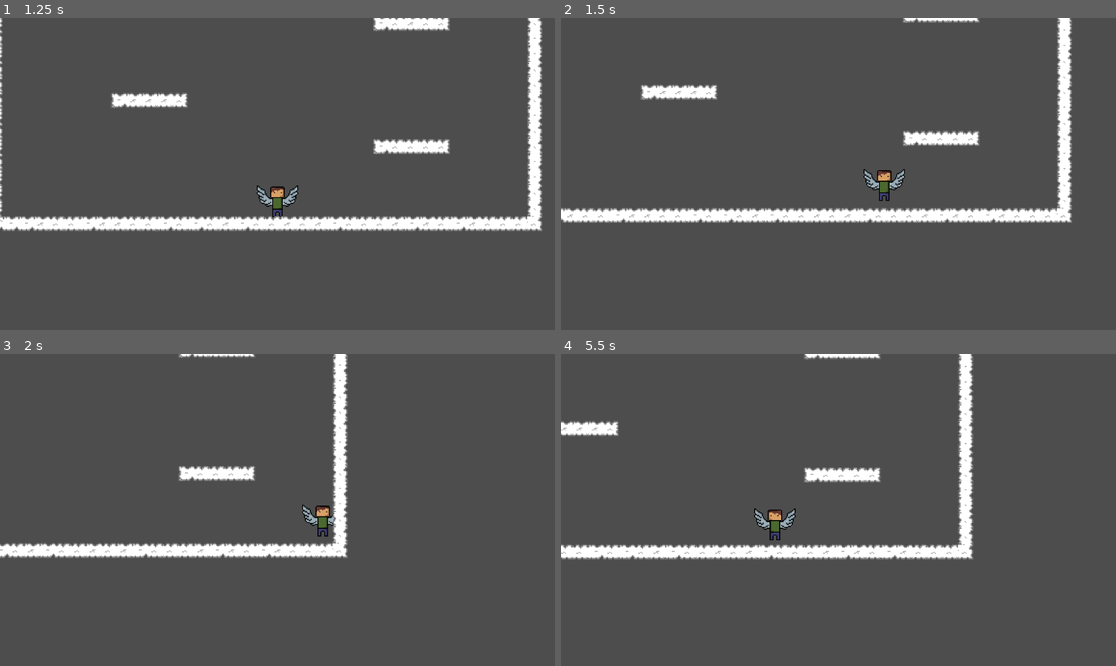
Above: before the commit, frames 1-4 (two rows, left to right).
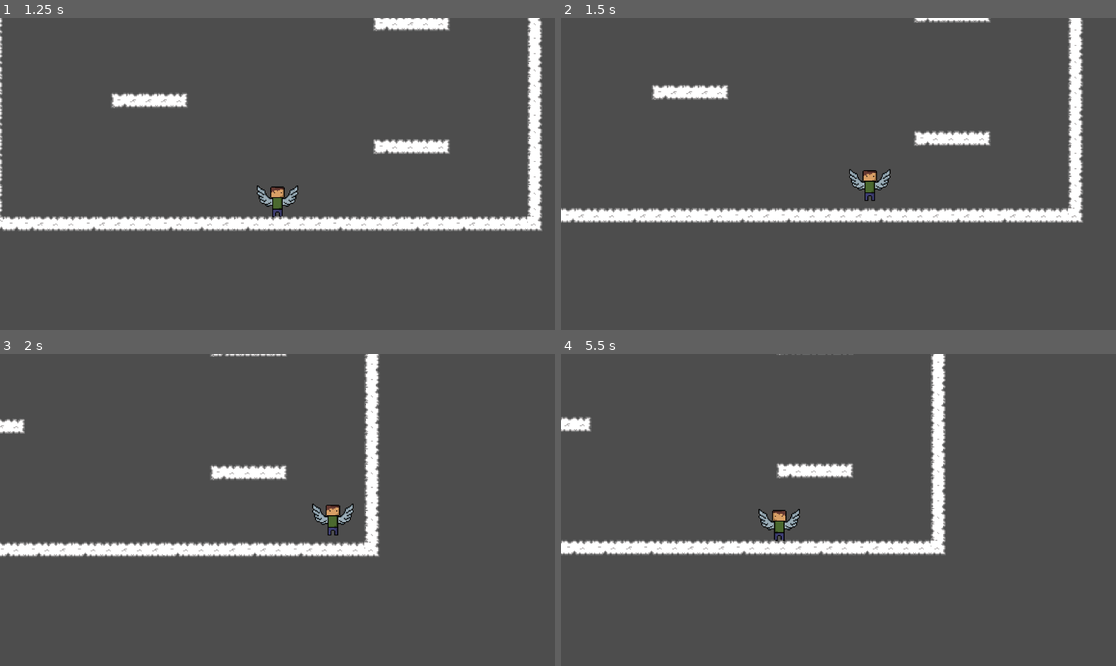
Above: after the commit, the same moments.

Repository: GuillaumeSamson1947104/GameJam36-10
Game: Godot game, scene res://Scenes/Menu/MainMenu.tscn
Two runs of this game, one before a commit and one after it. Both use one fixed random seed, a clock stepped at 60 frames per second and the inputs below. The engine's default icon, where the game draws it, is replaced by a stand-in: a white triangle on a blue panel in a dark square.
Inputs (mouse positions are in pixels of both pictures, inside the frame that each line leads up to):
- Up to frame 1 (1.25 s): click (88, 174) at 0.5 s
- Up to frame 2 (1.5 s): tap Enter (ui_accept) at 1.25 s; hold D (move_right) from 1.28 s (still down); tap Space (jump) at 1.35 s
- Up to frame 3 (2 s): keep holding D (move_right); tap Space (jump) at 1.52, 1.82 s
- Up to frame 4 (5.5 s): tap Space (jump) at 2.1, 2.27, 2.57, 2.85, 3.6, 3.77, 4.07, 4.35, 4.52, 4.82, 5.1, 5.27 s; release D (move_right) at 2.78 s; hold A (move_left) 2.78-3.53 s; hold D (move_right) 3.53-5.03 s; hold A (move_left) from 5.03 s (still down)

Frame 1 is identical in both runs. In frame 2, 5.9% of the frame differs, in the area x 0-95%, y 0-66%; in frame 3, 6.1%; in frame 4, 8.2%, in the area x 0-75%, y 0-66%.

Commit message:
finished_character_movement

Diff:
--- a/gj/Scenes/Player/node_2d.gd
+++ b/gj/Scenes/Player/node_2d.gd
@@ -1,65 +1,76 @@
 extends CharacterBody2D
-@export var jumpspeed : float = -600
 @export var speed : float = 400
 const  GRAVITY = 3000
-var start_timer
-var total_time
+var start_timer = 0
+var total_time = 0
+var player_moving_direction = 0
 var player_direction
+var jumping : bool = false
+var idle : bool
+
 func _process(delta):
 	inputs()
-	print(player_direction)
 	calculate_jump()
-	#print(rotation_degrees)
+	check_idle()
+
 	if !is_on_floor():
 		velocity.y += GRAVITY * delta
 
+	move_and_slide()
 
-	move_and_slide()
+
 
 func calculate_jump():
 	if is_on_floor():
 
 		if Input.is_action_just_pressed("jump"):
+			velocity.x = 0
 			start_timer = Time.get_ticks_msec()
-
-		if Input.is_action_just_released("jump"):
+			jumping = true
+		if Input.is_action_just_released("jump") and start_timer:
 			var end_timer = Time.get_ticks_msec()
-
-			total_time = start_timer - end_timer
-			var jump_strength = clamp(total_time, -3000, -200)
+			total_time = (start_timer - end_timer)
+			var jump_strength = clamp(total_time, -1200, -200)
 
 			velocity.y = jump_strength
 
-			if player_direction == 1:
+			if player_moving_direction == 1:
 				velocity.x = 400 * 1
-			elif player_direction == -1:
+			elif player_moving_direction == -1:
 				velocity.x = 400 * -1
 			else:
 				velocity.x = 0
+			jumping = false
 
-
-	#var jump_strength = clamp(total_time, 200, 2000)
-
-	#velocity = jump_strength
 
 func _unhandled_input(event):
 	pass
-	#inputs(event)
+
 
 func inputs():
+	if is_on_floor() and jumping == false:
 
-	var direction = Input.get_axis("move_left","move_right")
-	if direction != 0:
+		var direction = Input.get_axis("move_left","move_right")
 		player_direction = direction
+		if direction != 0:
+			player_moving_direction = direction
+			start_timer = null
 	# MOVEMENT
-	if direction:
-		velocity.x = direction * speed
+		if direction:
+			velocity.x = direction * speed
 
-	elif is_on_floor():
-		velocity.x = 0
+		elif is_on_floor():
+			velocity.x = 0
 
 	# ROTATION
-	if direction == 1:
-		$Sprite2D.flip_h = false
-	if direction == -1:
-		$Sprite2D.flip_h = true
+		if direction == 1:
+			$Sprite2D.flip_h = false
+		if direction == -1:
+			$Sprite2D.flip_h = true
+
+
+func check_idle():
+	if velocity == Vector2(0,0):
+		idle = true
+	else:
+		idle = false
